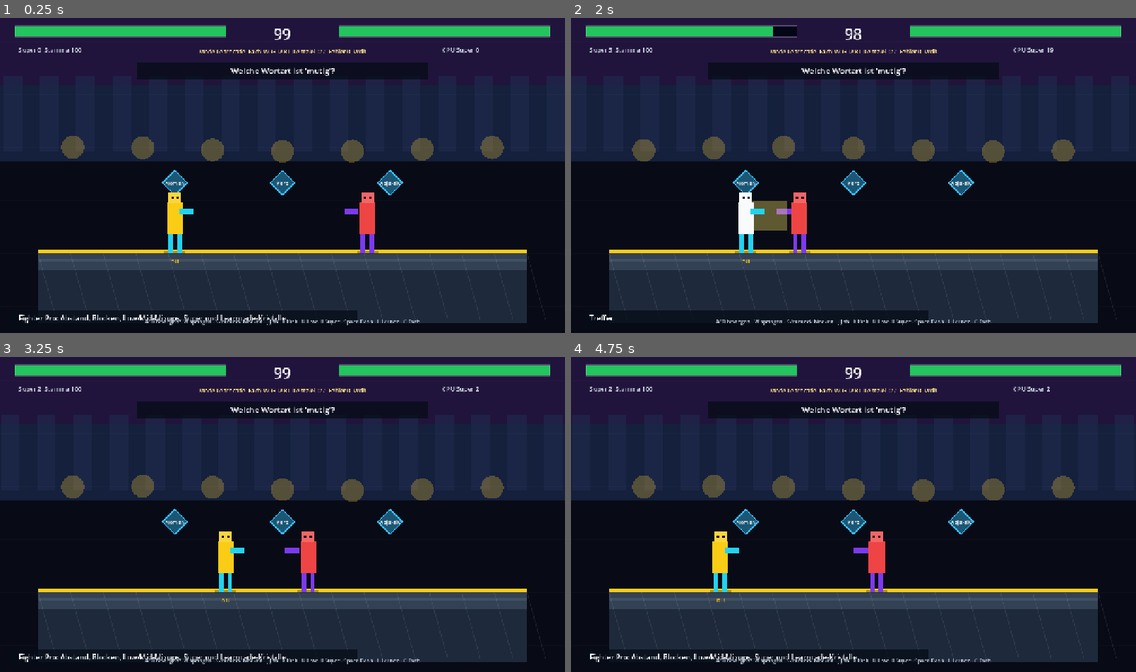
Above: before the commit, frames 1-4 (two rows, left to right).
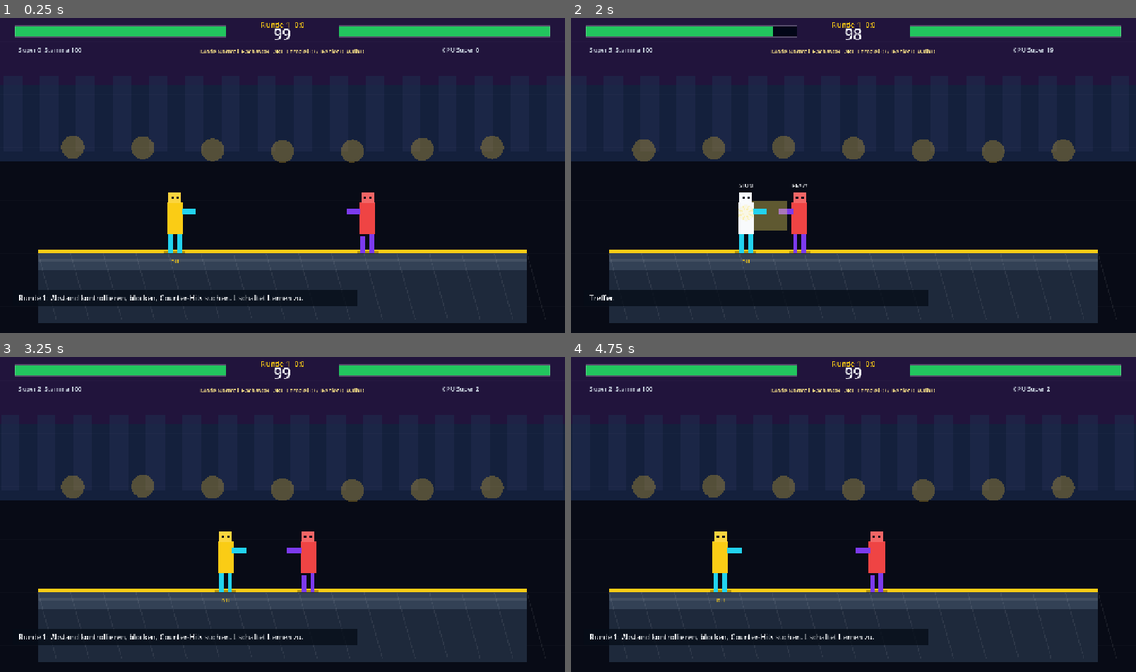
Above: after the commit, the same moments.

Repository: ralfarminkirchner-netizen/faska-flow-pro
Game: Godot game, scene res://scenes/main.tscn
Two runs of this game, one before a commit and one after it. Both use one fixed random seed, a clock stepped at 60 frames per second and the inputs below.
Inputs (mouse positions are in pixels of both pictures, inside the frame that each line leads up to):
- Up to frame 1 (0.25 s): no input
- Up to frame 2 (2 s): tap Enter at 0.5 s; drag from (853, 175) to (910, 103) at 0.52 s; drag from (740, 191) to (825, 238) at 1.27 s
- Up to frame 3 (3.25 s): move the mouse to (339, 442) at 2.02 s; hold D 2.03-2.75 s; tap L at 2.1 s; tap R at 2.3 s; drag from (254, 577) to (113, 464) at 2.77 s
- Up to frame 4 (4.75 s): move the mouse to (1023, 561) at 3.52 s; hold A 3.53-4.25 s; tap J at 3.6 s; tap Space at 3.77 s; tap R at 3.8 s; drag from (684, 464) to (768, 432) at 4.27 s

The runs differ from the first frame. In frame 1, 8.7% of the frame differs, in the area x 3-76%, y 1-98%; in frame 2, 9.0%; in frame 3, 8.7%; in frame 4, 8.8%.

Commit message:
feat(fighter): add round structure and combat feedback

Diff:
--- a/godot/faska-fighter/scripts/main.gd
+++ b/godot/faska-fighter/scripts/main.gd
@@ -219,16 +219,21 @@
 
 var player: Dictionary = {}
 var rival: Dictionary = {}
-var mode_learn := true
+var mode_learn := false
 var lesson_index := 0
 var question_index := 0
 var repeat_queue := []
 var learn_hits := 0
 var mistakes := 0
 var answer_crystals: Array = []
+var hit_sparks: Array = []
 var score := 0
+var player_rounds := 0
+var rival_rounds := 0
+var round_number := 1
 var round_time := 99.0
 var round_over := false
+var match_over := false
 var message := "Godot Fighter: Abstand, Blocken, Whiff-Punish, Kombos und Supermeter."
 var message_timer := 4.0
 var shake_timer := 0.0
@@ -251,9 +256,13 @@
 	reset_game()
 
 func reset_game() -> void:
+	player_rounds = 0
+	rival_rounds = 0
+	round_number = 1
+	match_over = false
 	player = make_fighter(Vector2(lerpf(arena_left(), arena_right(), 0.28), ground_y()), 1, Color.html("#facc15"), Color.html("#22d3ee"))
 	rival = make_fighter(Vector2(lerpf(arena_left(), arena_right(), 0.72), ground_y()), -1, Color.html("#ef4444"), Color.html("#7c3aed"))
-	mode_learn = true
+	mode_learn = false
 	lesson_index = 0
 	question_index = 0
 	repeat_queue.clear()
@@ -264,9 +273,23 @@
 	round_over = false
 	shake_timer = 0.0
 	flash_timer = 0.0
+	hit_sparks.clear()
 	setup_answers()
-	message = "Fighter Pro: Abstand, Blocken, Low/Mid-Mixups, Super und Learncade-Kristalle."
+	message = "Runde 1: Abstand kontrollieren, blocken, Counter-Hits suchen. L schaltet Lernen zu."
 	message_timer = 4.0
+
+func start_next_round() -> void:
+	round_number += 1
+	player = make_fighter(Vector2(lerpf(arena_left(), arena_right(), 0.28), ground_y()), 1, Color.html("#facc15"), Color.html("#22d3ee"))
+	rival = make_fighter(Vector2(lerpf(arena_left(), arena_right(), 0.72), ground_y()), -1, Color.html("#ef4444"), Color.html("#7c3aed"))
+	round_time = 99.0
+	round_over = false
+	shake_timer = 0.0
+	flash_timer = 0.0
+	hit_sparks.clear()
+	setup_answers()
+	message = "Runde %d. Fight!" % round_number
+	message_timer = 2.2
 
 func make_fighter(pos: Vector2, face: int, body: Color, trim: Color) -> Dictionary:
 	return {
@@ -287,6 +310,7 @@
 		"dash": 0.0,
 		"combo": 0,
 		"combo_timer": 0.0,
+		"anim": 0.0,
 		"body": body,
 		"trim": trim,
 		"ai_timer": 0.2,
@@ -335,7 +359,10 @@
 func _unhandled_input(event: InputEvent) -> void:
 	if event is InputEventKey and event.pressed and not event.echo:
 		if event.keycode == KEY_R:
-			reset_game()
+			if round_over and not match_over:
+				start_next_round()
+			else:
+				reset_game()
 		elif event.keycode == KEY_L:
 			mode_learn = not mode_learn
 			setup_answers()
@@ -364,6 +391,7 @@
 	if flash_timer > 0.0:
 		flash_timer -= delta
 	if round_over:
+		update_hit_sparks(delta)
 		queue_redraw()
 		return
 	round_time = maxf(0.0, round_time - delta)
@@ -373,6 +401,7 @@
 	player = update_fighter(player, delta)
 	rival = update_fighter(rival, delta)
 	resolve_attacks()
+	update_hit_sparks(delta)
 	update_answer_crystals()
 	check_round_end()
 	queue_redraw()
@@ -528,6 +557,10 @@
 		fighter["combo_timer"] = maxf(0.0, float(fighter["combo_timer"]) - delta)
 		if float(fighter["combo_timer"]) <= 0.0:
 			fighter["combo"] = 0
+	if absf(vel.x) > 8.0 and pos.y >= ground_y() - 2.0 and str(fighter["attack"]) == "none":
+		fighter["anim"] = float(fighter["anim"]) + delta * 9.0
+	else:
+		fighter["anim"] = 0.0
 	fighter["stamina"] = minf(100.0, float(fighter["stamina"]) + delta * 27.0)
 	fighter["super"] = minf(100.0, float(fighter["super"]) + delta * 3.0)
 	vel.y += GRAVITY * delta
@@ -566,15 +599,32 @@
 	var d_vel: Vector2 = defender["vel"]
 	if blocked:
 		defender["stamina"] = maxf(0.0, float(defender["stamina"]) - float(damage) * 1.45)
-		damage = 1
-		push *= 0.45
-		message = "Block."
+		if float(defender["stamina"]) <= 0.0:
+			blocked = false
+			damage = maxi(5, int(ceil(float(damage) * 0.55)))
+			defender["hitstun"] = 0.46
+			push *= 0.7
+			message = "Guard Break!"
+			spawn_hit_spark(defender, "break")
+		else:
+			damage = 1
+			push *= 0.45
+			message = "Block."
+			spawn_hit_spark(defender, "block")
 	else:
-		defender["hitstun"] = 0.18 if str(attacker["attack"]) == "light" else 0.32
+		var counter_hit := str(defender["attack"]) != "none" and not bool(defender["attack_hit"])
+		if counter_hit:
+			damage += 4
+			push *= 1.18
+		defender["hitstun"] = (0.22 if str(attacker["attack"]) == "light" else 0.36) + (0.12 if counter_hit else 0.0)
 		attacker["combo"] = int(attacker["combo"]) + 1
 		attacker["combo_timer"] = 1.4
 		attacker["super"] = minf(100.0, float(attacker["super"]) + float(damage) * 1.2)
-		message = "%d-Hit Combo" % int(attacker["combo"]) if int(attacker["combo"]) > 1 else "Treffer."
+		if counter_hit:
+			message = "Counter-Hit!"
+		else:
+			message = "%d-Hit Combo" % int(attacker["combo"]) if int(attacker["combo"]) > 1 else "Treffer."
+		spawn_hit_spark(defender, "hit" if str(attacker["attack"]) != "super" else "super")
 	defender["hp"] = maxi(0, int(defender["hp"]) - damage)
 	d_vel.x = float(attacker["face"]) * push
 	d_vel.y = -80.0 if not blocked and str(attacker["attack"]) != "light" else d_vel.y
@@ -617,6 +667,28 @@
 	if name == "super":
 		return 390.0
 	return 150.0
+
+func spawn_hit_spark(target: Dictionary, kind: String) -> void:
+	var pos: Vector2 = target["pos"]
+	var y := -92.0
+	if kind == "block":
+		y = -108.0
+	elif kind == "break":
+		y = -118.0
+	elif kind == "super":
+		y = -96.0
+	hit_sparks.append({"pos": pos + Vector2(0.0, y), "kind": kind, "timer": 0.24})
+	if hit_sparks.size() > 10:
+		hit_sparks.pop_front()
+
+func update_hit_sparks(delta: float) -> void:
+	for i in range(hit_sparks.size() - 1, -1, -1):
+		var spark: Dictionary = hit_sparks[i]
+		spark["timer"] = float(spark["timer"]) - delta
+		if float(spark["timer"]) <= 0.0:
+			hit_sparks.remove_at(i)
+		else:
+			hit_sparks[i] = spark
 
 func attack_box(fighter: Dictionary) -> Rect2:
 	var pos: Vector2 = fighter["pos"]
@@ -701,13 +773,26 @@
 
 func check_round_end() -> void:
 	if int(player["hp"]) <= 0 or int(rival["hp"]) <= 0 or round_time <= 0.0:
+		if round_over:
+			return
 		round_over = true
 		var player_wins: bool = int(player["hp"]) > int(rival["hp"])
 		if int(rival["hp"]) <= 0:
 			player_wins = true
 		elif int(player["hp"]) <= 0:
 			player_wins = false
-		message = "Sieg. R startet Revanche." if player_wins else "Niederlage. R startet Revanche."
+		if player_wins:
+			player_rounds += 1
+		else:
+			rival_rounds += 1
+		match_over = player_rounds >= 2 or rival_rounds >= 2
+		if match_over:
+			message = "Match gewonnen. R startet neu." if player_wins else "Match verloren. R startet neu."
+		else:
+			if player_wins:
+				message = "Runde gewonnen. R startet Runde %d." % (round_number + 1)
+			else:
+				message = "Runde verloren. R startet Runde %d." % (round_number + 1)
 		message_timer = 99.0
 
 func _draw() -> void:
@@ -718,6 +803,7 @@
 	draw_fighter(rival, false, offset)
 	draw_fighter(player, true, offset)
 	draw_attack_effects(offset)
+	draw_hit_sparks(offset)
 	draw_hud()
 
 func ground_y() -> float:
@@ -801,12 +887,16 @@
 	var crouch: bool = bool(fighter["crouch"])
 	var torso_h: float = 72.0 if not crouch else 48.0
 	var leg_h: float = 44.0 if not crouch else 24.0
+	var step: float = sin(float(fighter["anim"]))
+	var left_step := maxf(0.0, step) * 5.0
+	var right_step := maxf(0.0, -step) * 5.0
 	draw_rect(Rect2(pos + Vector2(-24.0, -6.0), Vector2(48.0, 8.0)), Color(0.0, 0.0, 0.0, 0.28), true)
 	draw_rect(Rect2(pos + Vector2(-18.0, -torso_h - leg_h), Vector2(36.0, torso_h)), body, true)
 	draw_rect(Rect2(pos + Vector2(-14.0, -torso_h - leg_h - 24.0), Vector2(28.0, 26.0)), body.lightened(0.18), true)
-	draw_rect(Rect2(pos + Vector2(-15.0, -leg_h), Vector2(10.0, leg_h)), trim, true)
-	draw_rect(Rect2(pos + Vector2(5.0, -leg_h), Vector2(10.0, leg_h)), trim, true)
-	draw_rect(Rect2(pos + Vector2(face * 15.0 - 5.0, -torso_h - leg_h + 16.0), Vector2(32.0 * face, 12.0)), trim, true)
+	draw_rect(Rect2(pos + Vector2(-15.0, -leg_h + left_step), Vector2(10.0, leg_h - left_step)), trim, true)
+	draw_rect(Rect2(pos + Vector2(5.0, -leg_h + right_step), Vector2(10.0, leg_h - right_step)), trim, true)
+	var arm_x := pos.x + (15.0 if face > 0.0 else -47.0)
+	draw_rect(Rect2(Vector2(arm_x, pos.y - torso_h - leg_h + 16.0), Vector2(32.0, 12.0)), trim, true)
 	draw_rect(Rect2(pos + Vector2(-8.0, -torso_h - leg_h - 14.0), Vector2(5.0, 5.0)), Color.html("#020617"), true)
 	draw_rect(Rect2(pos + Vector2(4.0, -torso_h - leg_h - 14.0), Vector2(5.0, 5.0)), Color.html("#020617"), true)
 	if bool(fighter["guard"]):
@@ -823,6 +913,15 @@
 		draw_rect(screen_box, color, true)
 	if is_player:
 		draw_string(get_theme_default_font(), pos + Vector2(-38.0, 22.0), "DU", HORIZONTAL_ALIGNMENT_CENTER, 76.0, 12, Color.html("#facc15"))
+	var state_label := ""
+	if float(fighter["hitstun"]) > 0.0:
+		state_label = "STUN"
+	elif bool(fighter["guard"]):
+		state_label = "GUARD"
+	elif str(fighter["attack"]) != "none":
+		state_label = str(fighter["attack"]).to_upper()
+	if state_label != "":
+		draw_string(get_theme_default_font(), pos + Vector2(-40.0, -150.0), state_label, HORIZONTAL_ALIGNMENT_CENTER, 80.0, 11, Color.html("#f8fafc"))
 
 func draw_attack_effects(offset: Vector2) -> void:
 	if float(player["combo_timer"]) > 0.0 and int(player["combo"]) > 1:
@@ -830,11 +929,33 @@
 	if mode_learn and learn_hits >= LEARN_GOAL:
 		draw_string(get_theme_default_font(), Vector2(size.x * 0.5 - 190.0, 164.0), "KNOWLEDGE BREAK", HORIZONTAL_ALIGNMENT_CENTER, 380.0, 24, Color.html("#38bdf8"))
 
+func draw_hit_sparks(offset: Vector2) -> void:
+	for spark in hit_sparks:
+		var item: Dictionary = spark
+		var t: float = clampf(float(item["timer"]) / 0.24, 0.0, 1.0)
+		var pos: Vector2 = item["pos"] + offset
+		var kind := str(item["kind"])
+		var color := Color.html("#fde047")
+		if kind == "block":
+			color = Color.html("#60a5fa")
+		elif kind == "break":
+			color = Color.html("#f97316")
+		elif kind == "super":
+			color = Color.html("#c084fc")
+		var radius := lerpf(35.0, 8.0, 1.0 - t)
+		draw_circle(pos, radius, Color(color.r, color.g, color.b, 0.32 * t))
+		for i in range(8):
+			var angle := float(i) / 8.0 * TAU + round_time
+			var a := pos + Vector2(cos(angle), sin(angle)) * radius * 0.35
+			var b := pos + Vector2(cos(angle), sin(angle)) * radius
+			draw_line(a, b, Color(color.r, color.g, color.b, 0.86 * t), 3.0)
+
 func draw_hud() -> void:
 	var font := get_theme_default_font()
 	draw_health_bar(Vector2(34.0, 25.0), 478.0, player, true)
 	draw_health_bar(Vector2(size.x - 512.0, 25.0), 478.0, rival, false)
 	draw_string(font, Vector2(size.x * 0.5 - 45.0, 56.0), "%02d" % int(ceil(round_time)), HORIZONTAL_ALIGNMENT_CENTER, 90.0, 34, Color.html("#f8fafc"))
+	draw_string(font, Vector2(size.x * 0.5 - 120.0, 28.0), "Runde %d  %d:%d" % [round_number, player_rounds, rival_rounds], HORIZONTAL_ALIGNMENT_CENTER, 240.0, 17, Color.html("#facc15"))
 	draw_string(font, Vector2(42.0, 84.0), "Super %d  Stamina %d" % [int(player["super"]), int(player["stamina"])], HORIZONTAL_ALIGNMENT_LEFT, -1, 14, Color.html("#cbd5e1"))
 	draw_string(font, Vector2(size.x - 278.0, 84.0), "CPU Super %d" % int(rival["super"]), HORIZONTAL_ALIGNMENT_LEFT, -1, 14, Color.html("#cbd5e1"))
 	draw_string(font, Vector2(size.x * 0.5 - 190.0, 88.0), "Mode %s  Fach %s  Lernziel %d/%d  Fehler %d  Wdh %d" % ["Learn …(181 unchanged characters)…
@@ -843,9 +964,10 @@
 		draw_rect(Rect2(Vector2(size.x * 0.5 - 330.0, 108.0), Vector2(660.0, 38.0)), Color(0.02, 0.05, 0.09, 0.76), true)
 		draw_string(font, Vector2(size.x * 0.5 - 310.0, 133.0), str(q["prompt"]), HORIZONTAL_ALIGNMENT_CENTER, 620.0, 18, Color.html("#f8fafc"))
 	if message_timer > 0.0:
-		draw_rect(Rect2(Vector2(28.0, size.y - 50.0), Vector2(minf(size.x - 56.0, 780.0), 34.0)), Color(0.02, 0.05, 0.09, 0.76), true)
-		draw_string(font, Vector2(42.0, size.y - 27.0), message, HORIZONTAL_ALIGNMENT_LEFT, minf(size.x - 84.0, 752.0), 16, Color.html("#f8fafc"))
-	draw_string(font, Vector2(size.x * 0.5 - 315.0, size.y - 22.0), "A/D bewegen · W springen · S/zurueck blocken · J Jab · K Kick · U Low · I Super · Space Dash · L Lernen · C Fach", HORIZONTAL_ALIGNMENT_CENTER, 630.0, 12, Color.html("#cbd5e1"))
+		var bottom_clearance := 96.0 if not is_mobile_layout() else 238.0
+		var msg_y := size.y - bottom_clearance
+		draw_rect(Rect2(Vector2(28.0, msg_y), Vector2(minf(size.x - 56.0, 780.0), 34.0)), Color(0.02, 0.05, 0.09, 0.76), true)
+		draw_string(font, Vector2(42.0, msg_y + 23.0), message, HORIZONTAL_ALIGNMENT_LEFT, minf(size.x - 84.0, 752.0), 16, Color.html("#f8fafc"))
 
 func draw_health_bar(pos: Vector2, width: float, fighter: Dictionary, left_to_right: bool) -> void:
 	var ratio: float = clampf(float(fighter["hp"]) / float(fighter["max_hp"]), 0.0, 1.0)
Not shown, changed: src/components/games/godot/FaskaFighterGodot.jsx
Not shown, changed: src/components/hub/GameEngineHub.jsx
